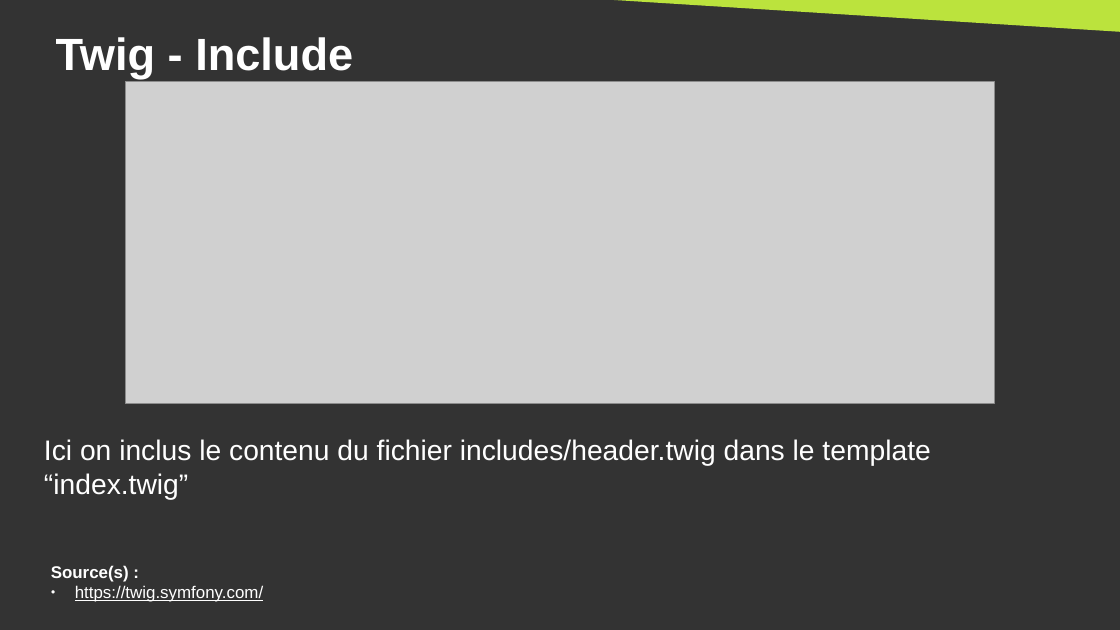
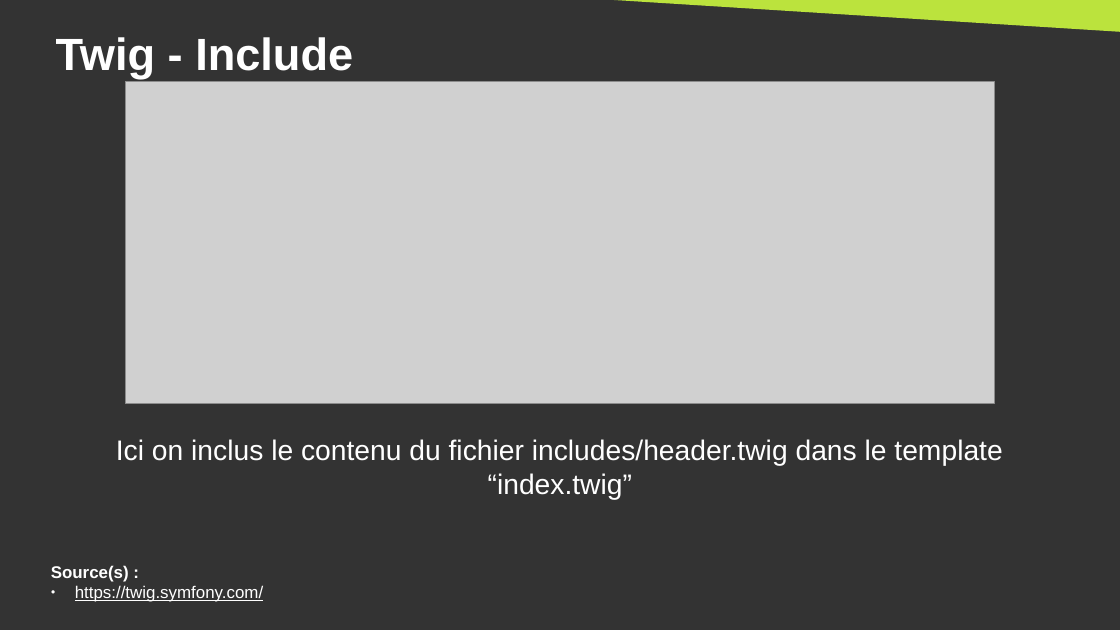
Before and after one commit to DanYellow/cours, a slide deck: slide 29 of developpement-front-s5/travaux-pratiques/numero-4/presentation.odp. Drawn at 1120x630 pixels with LibreOffice and Linux fonts; fonts in the diff are those of the drawing; grey boxes stand for pictures. Boxes give left, top, right and bottom in pixels: in the first picture for what was removed or moved away, otherwise in the second. Text is boxed around its words. In the diff, an @@ line names an element or a change of style, - is before the commit and + after.

```diff
--- a/developpement-front-s5/travaux-pratiques/numero-4/presentation.odp
+++ b/developpement-front-s5/travaux-pratiques/numero-4/presentation.odp
@@ text "Ici on inclus le contenu ..." at [116,439,1002,500]: alignment left to centre @@
```
Also in this commit, not shown: 1 other slide changed, 6 slides added, 1 slide removed, 3 other files.
